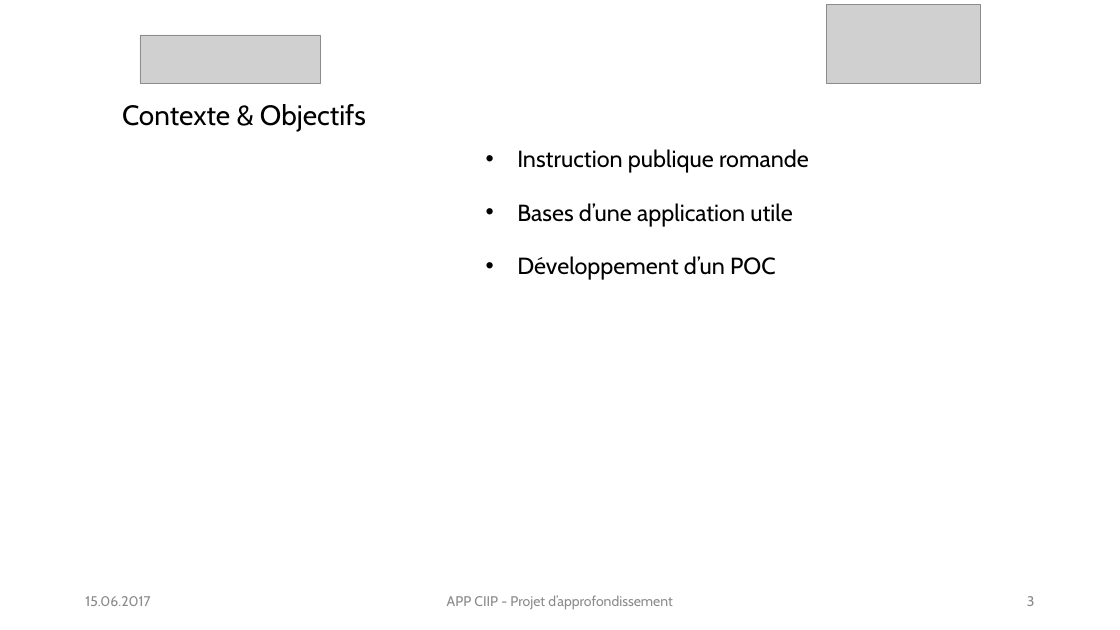
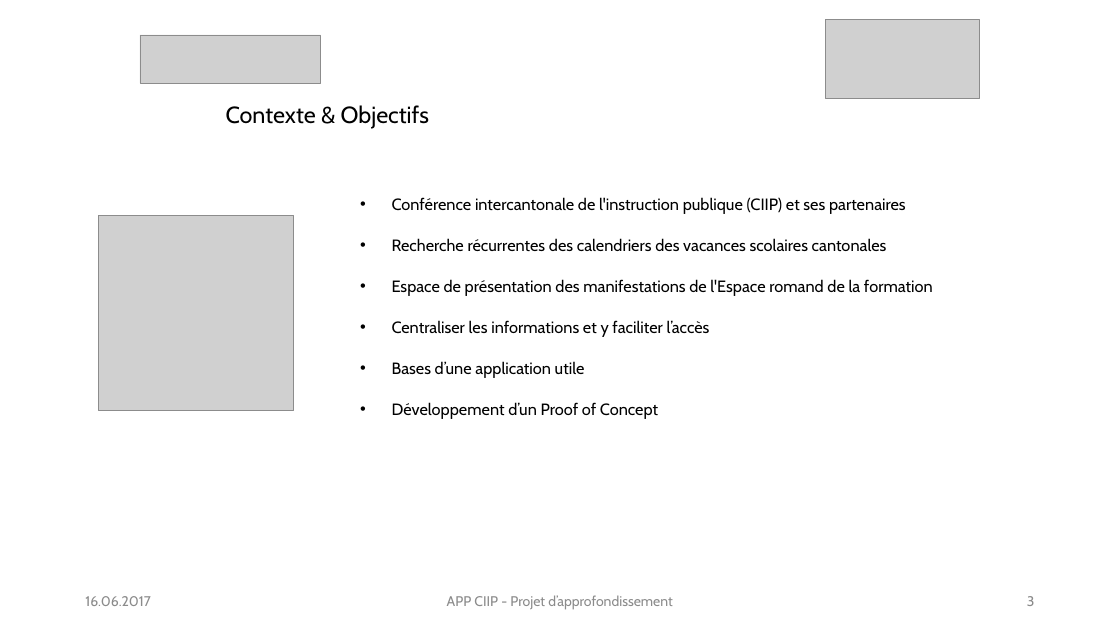
Before and after one commit to gaelteguia/appciip, a slide deck: slide 3 of Defense PA GTT.pptx. Drawn at 1120x630 pixels with LibreOffice and Linux fonts; fonts in the diff are those of the drawing; grey boxes stand for pictures. Boxes give left, top, right and bottom in pixels: in the first picture for what was removed or moved away, otherwise in the second. Text is boxed around its words. In the diff, an @@ line names an element or a change of style, - is before the commit and + after.

```diff
--- a/Defense PA GTT.pptx
+++ b/Defense PA GTT.pptx
@@ picture: place and size @@
-picture at [826, 4, 980, 83]
+picture at [826, 19, 980, 98]
@@ title "Contexte & Objectifs": place and size @@
-title "Contexte & Objectifs" at [122, 104, 366, 132]
+title "Contexte & Objectifs" at [226, 105, 430, 129]
@@ title "Contexte & Objectifs" at [226, 105, 430, 129]: size 24 to 20 pt @@
@@ subtitle "Conférence intercantonale de l'instruction publique ...": place and size @@
-subtitle "Conférence intercantonale de l'instruction publique ..." at [517, 149, 809, 280]
+subtitle "Conférence intercantonale de l'instruction publique ..." at [392, 197, 933, 419]
@@ subtitle at [392, 197, 933, 337]: text changed; size 20 to 14 pt @@
-• Instruction publique romande
+• Conférence intercantonale de l'instruction publique (CIIP) et ses partenaires
+• Recherche récurrentes des calendriers des vacances scolaires cantonales
+• Espace de présentation des manifestations de l'Espace romand de la formation
+• Centraliser les informations et y faciliter l’accès
@@ picture added at [98, 215, 294, 411] @@
@@ subtitle at [392, 361, 585, 378]: size 20 to 14 pt in "Bases d’une application utile" @@
@@ subtitle at [392, 402, 658, 419]: text changed; size 20 to 14 pt @@
-• Développement d’un POC
+• Développement d’un Proof of Concept
@@ text at [85, 596, 151, 606]: text changed @@
-15.06.2017
+16.06.2017
```
Also in this commit, not shown: 12 other slides changed, 2 slides removed.
